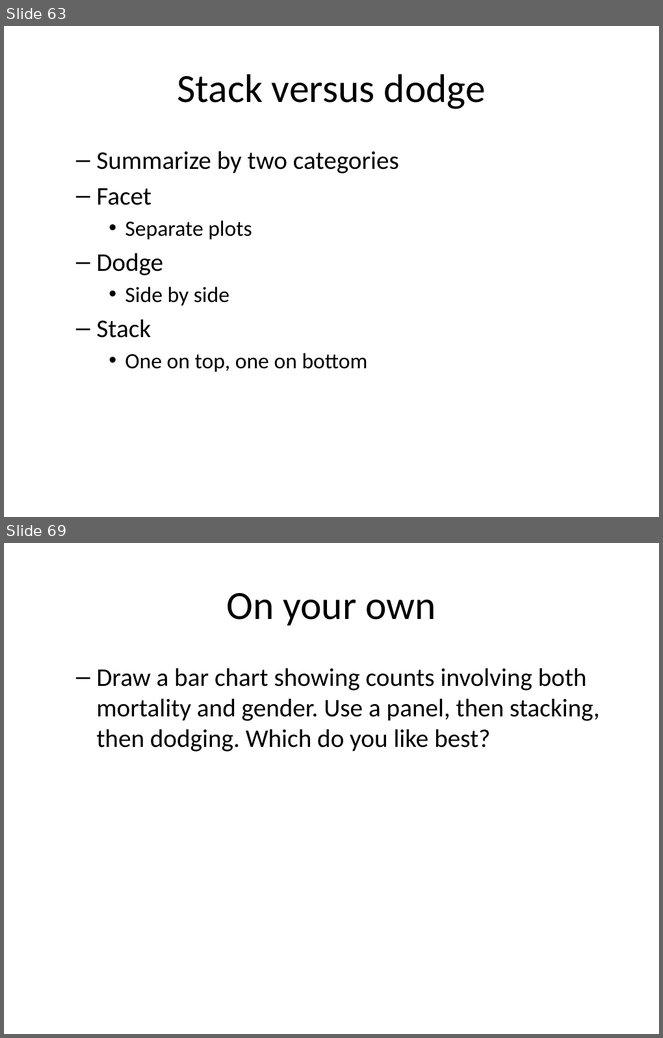
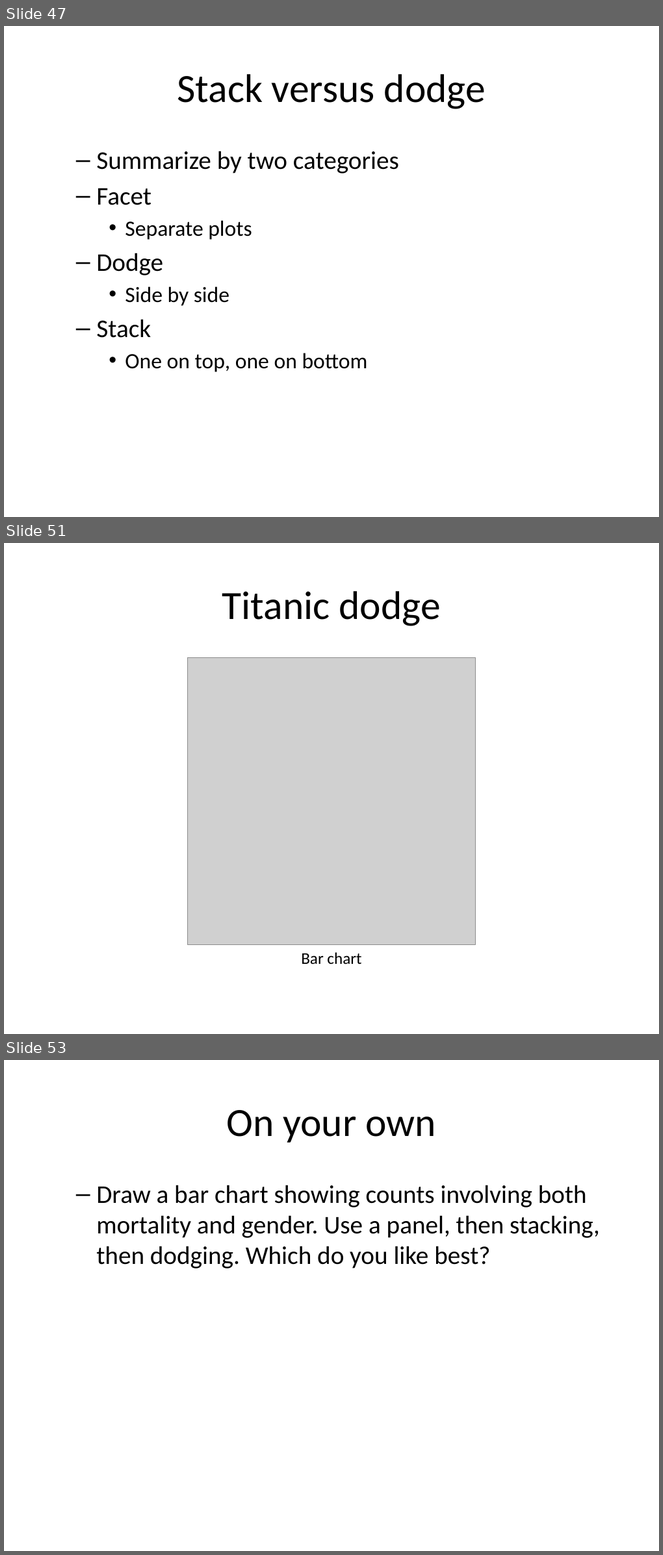
Before and after one commit to pmean/data-visualization, a slide deck: data-viz-02/src/data-visualization-02-bars.pptx. Shown one above the other, each under a label of ours: slides 63 and 69 before the commit, slides 47, 51 and 53 after it; the slides between them are not shown. The pictures are 663x1038 and 663x1555 pixels, drawn with LibreOffice and Linux fonts; fonts in the diff are those of the drawing; grey boxes stand for pictures. Boxes give left, top, right and bottom in pixels: in the first picture for what was removed or moved away, otherwise in the second. Text is boxed around its words. In the diff, an @@ line names an element or a change of style, - is before the commit and + after.

```diff
--- a/data-viz-02/src/data-visualization-02-bars.pptx
+++ b/data-viz-02/src/data-visualization-02-bars.pptx
@@ slide 51 added at (4,543,659,1034), background #FFFFFF @@
@@ title added at (222,591,441,626), 44 pt, text #000000 @@
+Titanic dodge
@@ picture added at (188,657,476,945) @@
@@ text added at (301,953,362,964), 18 pt, text #000000 @@
+Bar chart
@@ what was slide 63 is now slide 47 @@
@@ what was slide 69 is now slide 53 @@
```
Also in this commit, not shown: 16 slides changed, 4 other slides added, 21 slides removed, 47 other files.
